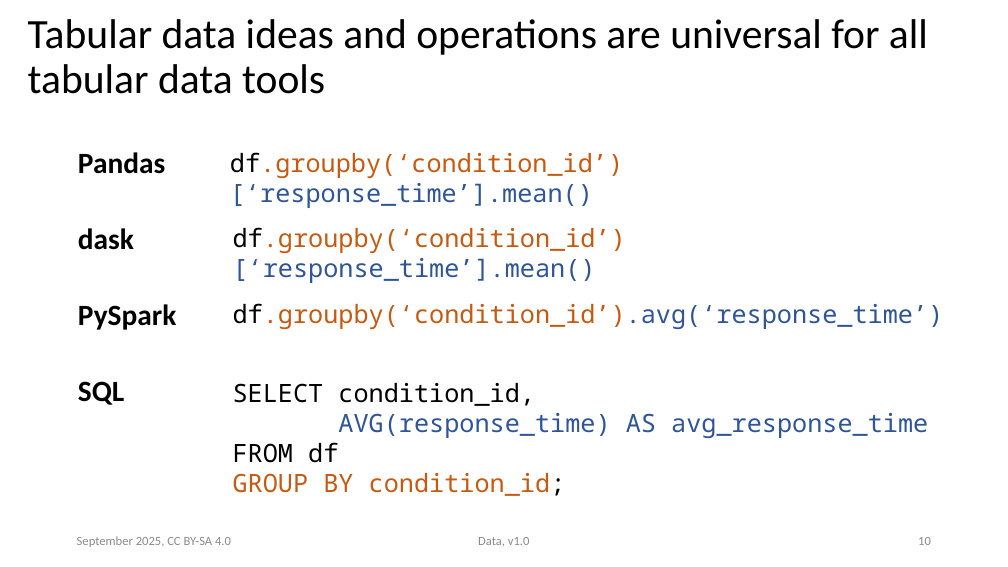
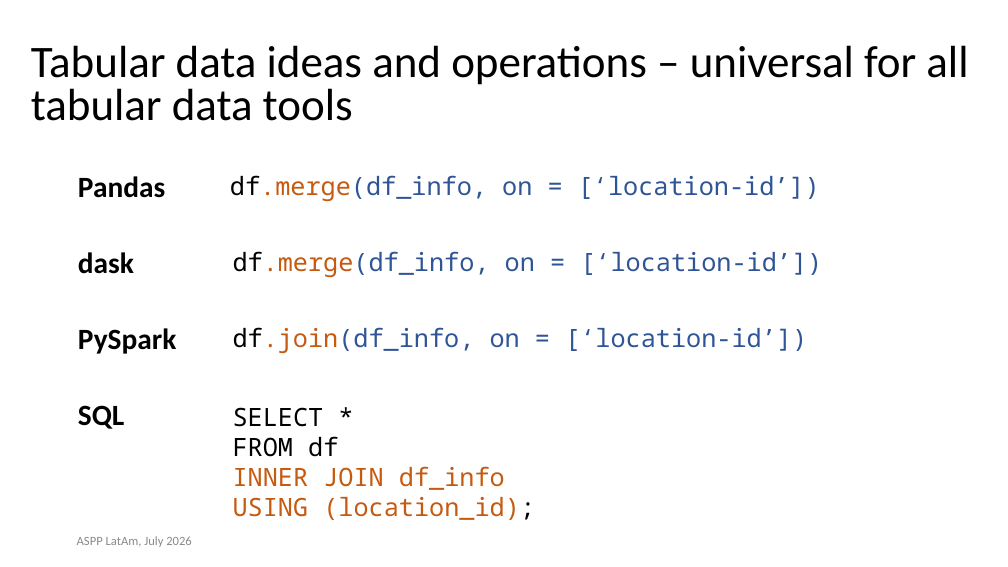
Before and after one commit to ASPP/data_class, a slide deck: slide 11 of tabular_data.pptx (slide 10 before the commit). Drawn at 1008x567 pixels with LibreOffice and Linux fonts; fonts in the diff are those of the drawing. Boxes give left, top, right and bottom in pixels: in the first picture for what was removed or moved away, otherwise in the second. Text is boxed around its words. In the diff, an @@ line names an element or a change of style, - is before the commit and + after.

Commit message:
tabular data presentation complete

```diff
--- a/tabular_data.pptx
+++ b/tabular_data.pptx
@@ text at box(31, 45, 968, 121): text changed; size 39.6 to 42.9 pt @@
-Tabular data ideas and operations are universal for all tabular data tools
+Tabular data ideas and operations – universal for all tabular data tools
@@ text at box(230, 175, 820, 201): text changed; text colour #C55A11 to #2F5597 @@
-df.groupby(‘condition_id’)[‘response_time’].mean()
+df.merge(df_info, on = [‘location-id’])
@@ text at box(233, 251, 822, 277): text changed; text colour #C55A11 to #2F5597 @@
-df.groupby(‘condition_id’)[‘response_time’].mean()
+df.merge(df_info, on = [‘location-id’])
@@ text at box(233, 327, 807, 353): text changed; text colour #C55A11 to #2F5597 @@
-df.groupby(‘condition_id’).avg(‘response_time’)
+df.join(df_info, on = [‘location-id’])
@@ 5 texts: place and size @@
-5 texts at box(78, 152, 928, 496)
+5 texts at box(78, 176, 535, 520)
@@ text at box(233, 407, 324, 427): text changed; text colour #2F5597 to #000000 @@
-SELECT condition_id,
-AVG(response_time) AS avg_response_time
+SELECT *
@@ text at box(233, 466, 535, 520): text changed @@
-GROUP BY condition_id;
+INNER JOIN df_info
+USING (location_id);
@@ text at box(77, 536, 192, 547): text changed @@
-September 2025, CC BY-SA 4.0
+ASPP LatAm, July 2026
@@ text removed at box(478, 537, 530, 546) @@
-Data, v1.0
@@ page number removed at box(918, 537, 931, 545) @@
-10
```
Also in this commit, not shown: 35 other slides changed, 18 slides added, 9 slides removed, 12 other files.
